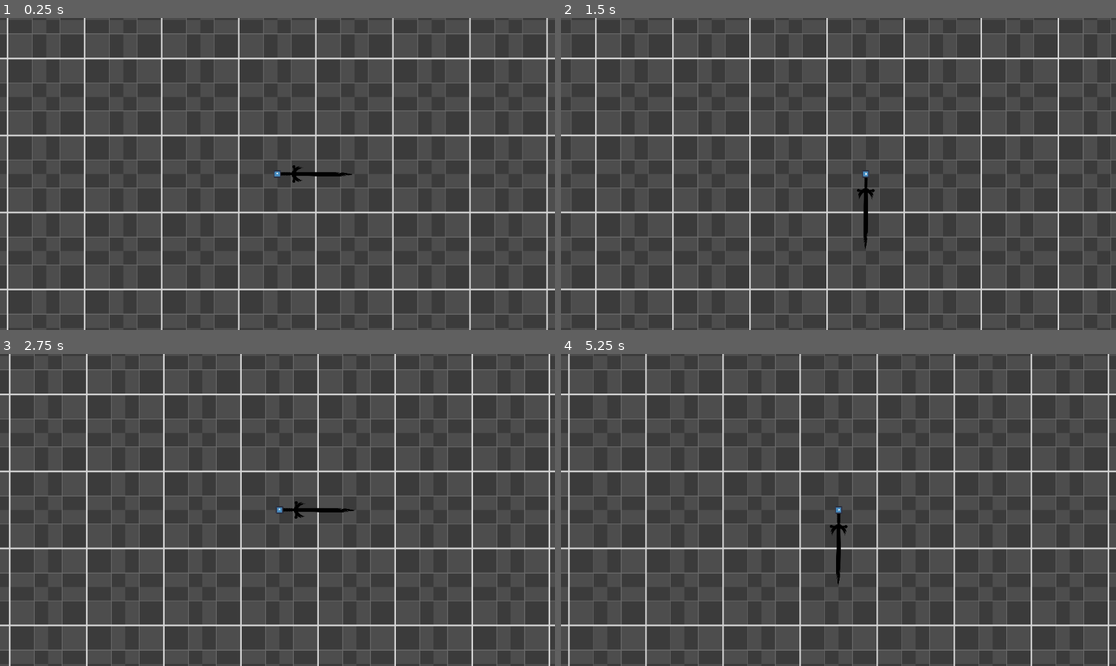
Above: before the commit, frames 1-4 (two rows, left to right).
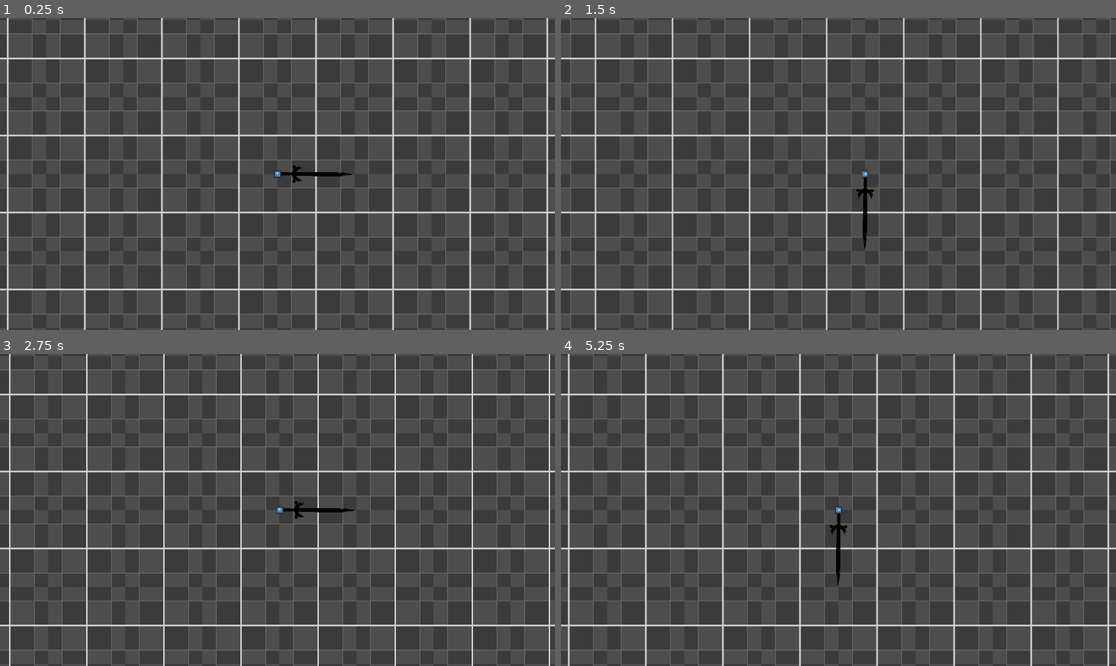
Above: after the commit, the same moments.

Repository: TreacherousDev/Sword-Movement-and-Rotation
Game: Godot game, scene res://sword.tscn
Same seed, same stepped clock (60 frames per second), same inputs: the game is played once before the commit and once after it. The project has no main scene, so this scene is started directly. The engine's default icon, where the game draws it, is replaced by a stand-in: a white triangle on a blue panel in a dark square.
Inputs:
- Up to frame 1 (0.25 s): no input
- Up to frame 2 (1.5 s): tap Enter at 0.5 s; hold D (right) 0.53-1.28 s; hold Space 0.53-1.28 s; hold S (down) from 1.28 s (still down); tap Space at 1.35 s
- Up to frame 3 (2.75 s): tap Space at 1.52, 1.82 s; release S (down) at 2.03 s; hold D (right) from 2.03 s (still down); hold Space from 2.03 s (still down)
- Up to frame 4 (5.25 s): release D (right) at 2.78 s; release Space at 2.78 s; hold Up (ui_up) 2.78-3.53 s; tap Space at 2.85, 3.02, 3.32, 4.35, 4.52, 4.82 s; hold Space 3.53-4.28 s; hold A (left) 3.53-5.03 s; tap Enter at 5 s; hold S (down) from 5.03 s (still down); hold Space from 5.03 s (still down)

The runs differ from the first frame. In frame 1, 1.2% of the frame differs, in the area x 1-99%, y 0-100%; in frame 2, 3.3%, in the area x 0-100%, y 0-100%; in frame 3, 0.9%; in frame 4, 1.3%.

Commit message:
removed unnecessary bits

Diff:
--- a/Sword.gd
+++ b/Sword.gd
@@ -2,13 +2,13 @@
 
 var rotating = false
 var orientation = "right"
+var delay = 0.15
 @onready var sword_size : int = texture.get_width()
 
 func _ready():
 	offset.x = sword_size / 2
 
 func _process(_delta):
-	var clockwise = false if Input.is_key_pressed(KEY_SPACE) else true
 	if !rotating:
 		check_input()
 
@@ -33,18 +33,18 @@
 		rotate_sword(90, 270, true, "up")
 
 
+
+
 func rotate_sword(to_rotation_if_same: int, to_rotation_if_different: int, clockwise: bool, to_orientation: String):
-	rotation_degrees = wrapf(rotation_degrees, 0, 360)
-
 	var target_rotation = to_rotation_if_same if (to_orientation == orientation) else to_rotation_if_different
 
 	#add / subtract 1 full rotation so interpolation happens in the proper direction
 	#ex: 270 to 90 clockwise will be 270 to 450, since negatively incrementing will be ccw rotation
 	#rotation will be wrapped back to 0-360 on the next rotation call
 	if clockwise == true:
-		target_rotation += 360 if (rotation_degrees > target_rotation) else 0
+		rotation_degrees -= 360 if (rotation_degrees > target_rotation) else 0
 	elif clockwise == false:
-		target_rotation -= 360 if (rotation_degrees < target_rotation) else 0
+		rotation_degrees += 360 if (rotation_degrees < target_rotation) else 0
 
 	var move_direction := Vector2.ZERO
 	var move: bool = to_orientation == orientation
@@ -67,7 +67,6 @@
 	handle_rotation(target_rotation, move_direction, to_orientation, move)
 
 func handle_rotation(target_rotation: int, position_value: Vector2, orientation_value: String, move: bool):
-	var delay = 0.15
 	rotating = true
 
 	if move == true:
@@ -75,8 +74,8 @@
 		global_position += position_value
 
 	var tween = get_tree().create_tween()
-	tween.tween_property(self, "rotation_degrees", target_rotation, delay).set_trans(Tween.TRANS_QUART).set_ease(Tween.EASE_OUT)
-	await get_tree().create_timer(delay).timeout
+	tween.tween_property(self, "rotation_degrees", target_rotation, delay).set_trans(Tween.TRANS_CUBIC).set_ease(Tween.EASE_OUT)
+	await tween.finished
 
 	if move == true:
 		offset.x = (sword_size / 2)
--- a/sword.tscn
+++ b/sword.tscn
@@ -30,15 +30,16 @@
 texture = ExtResource("3_nw2pn")
 
 [node name="Camera2D" type="Camera2D" parent="SwordSprite"]
-position = Vector2(2, 0)
 zoom = Vector2(0.2, 0.2)
 process_callback = 0
 position_smoothing_enabled = true
 position_smoothing_speed = 2.0
+rotation_smoothing_speed = 2.0
 
 [node name="TileMap" type="TileMap" parent="."]
 z_index = -1
 scale = Vector2(2, 2)
 tile_set = SubResource("TileSet_45q8e")
+cell_quadrant_size = 1
 format = 2
 layer_0/tile_data = PackedInt32Array(65535, 0, 0, 0, 0, 0, -1, 0, 0, -65536, 0, 0, -65538, 0, 0, -2, 0, 0, 65534, 0, 0, …(8242 unchanged characters)…
